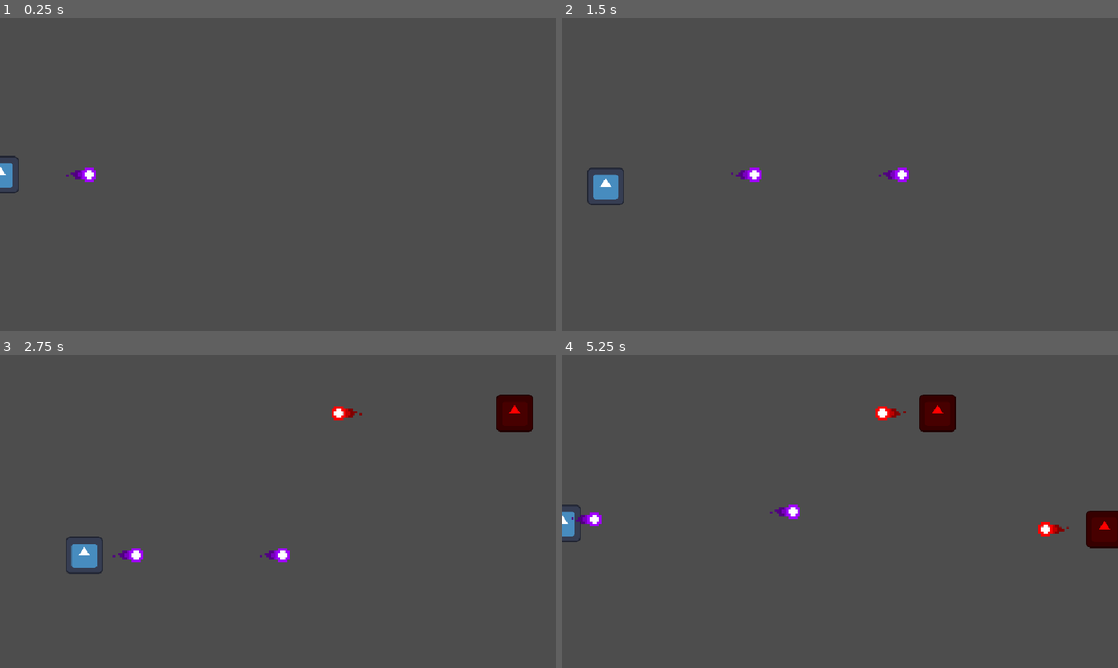
Above: before the commit, frames 1-4 (two rows, left to right).
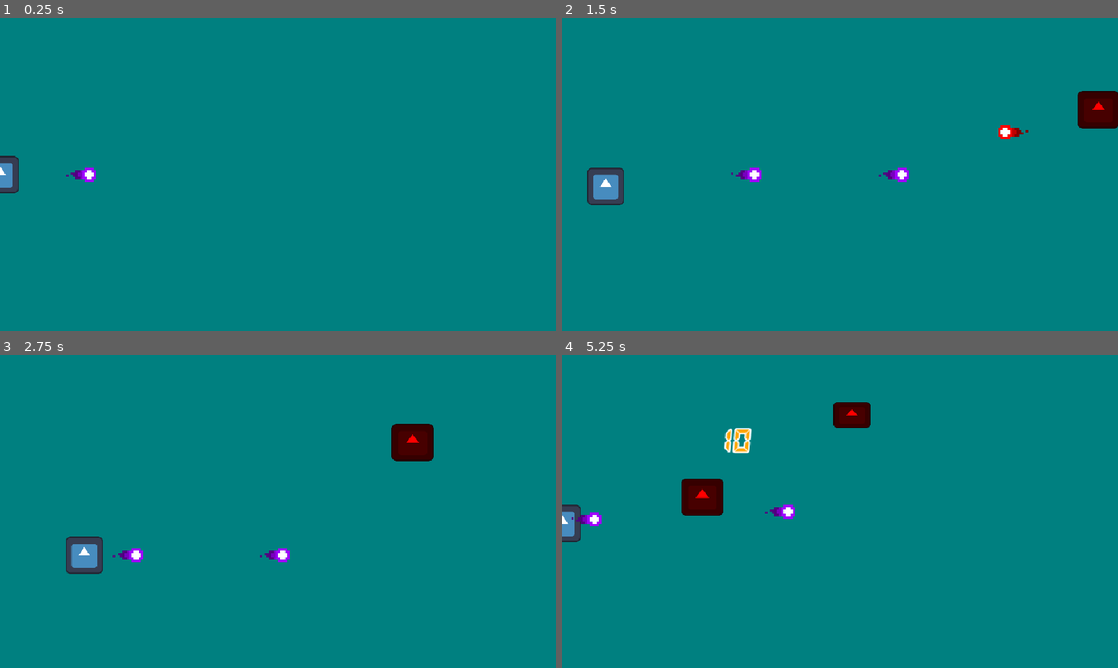
Above: after the commit, the same moments.

Repository: aomushi0710/shooting_game
Game: Godot game, scene res://stage.tscn
The game is run twice, just before and just after one commit, with the same random seed, the same clock (stepped at 60 frames per second) and the same inputs. The project has no main scene, so this scene is started directly. The engine's default icon, where the game draws it, is replaced by a stand-in: a white triangle on a blue panel in a dark square.
Inputs:
- Up to frame 1 (0.25 s): no input
- Up to frame 2 (1.5 s): hold Right (move_right) 0.53-1.28 s; hold Down (move_down) from 1.28 s (still down)
- Up to frame 3 (2.75 s): release Down (move_down) at 2.03 s; hold Right (move_right) from 2.03 s (still down)
- Up to frame 4 (5.25 s): release Right (move_right) at 2.78 s; hold Up (move_up) 2.78-3.53 s; hold Left (move_left) 3.53-5.03 s; hold Down (move_down) from 5.03 s (still down)

The runs differ from the first frame. In frame 1, 99% of the frame differs, in the area x 0-100%, y 0-100%; in frame 2, 99%; in frame 3, 99%; in frame 4, 99%.

Commit message:
テクスチャサイズからマージンを計算して完全に画面外で出現・消滅を行う機能を実装。
Curve2Dを上下及び左右反転できる機能も実装

Diff:
--- a/character_base.gd
+++ b/character_base.gd
@@ -10,6 +10,9 @@
 	PLAYER, ## プレイヤー
 	ENEMY, ## 敵
 }
+
+@export var sprite2d: Sprite2D ## キャラクターの見た目
+@export var bullet: CharacterBody2D  ## 発射される弾のノード
 
 @export_category("Layer & Mask")
 ## キャラクターの分類。値によって、レイヤーとマスクがテンプレート通りに設定されます。
@@ -36,11 +39,7 @@
 ## キャラクターが発射した弾のマスク
 @export_flags_2d_physics var bullet_mask: int
 
-@export_category("Bullet")
-@export var bullet: CharacterBody2D  ## 発射される弾のノード
-
 var can_shoot: bool = true ## 弾が発射可能かどうかのフラグ
-
 var hp: int = 10 ## キャラクターのHPの現在値。0になると機能を停止する。
 
 func _ready() -> void:
@@ -75,7 +74,9 @@
 	shot.process_mode = Node.PROCESS_MODE_INHERIT
 	shot.show()
 
-	var tween := shot.create_tween() ## 弾の生存時間を過ぎると削除する[Tween]
+	# 弾の追加場所はStage -> Bulletsの中
+	## 弾の生存時間を過ぎると削除する[Tween]
+	var tween := shot.create_tween()
 	tween.tween_interval(shot.life_time)
 	tween.tween_callback(shot.queue_free)
 	shot.global_position = global_position
@@ -100,3 +101,12 @@
 
 	if hp <= 0:
 		queue_free()
+
+## キャラクターの[member CharacterBase.sprite2d]のテクスチャサイズから、
+##マージンを計算し取得する関数
+func get_margin() -> Vector2:
+	if sprite2d and sprite2d.texture:
+		return sprite2d.texture.get_size() * sprite2d.scale / 2.0
+	else:
+		printerr("このキャラクターにはSprite2Dがありません！")
+		return Vector2.ZERO
--- /dev/null
+++ b/curve2d/curve.tres
@@ -0,0 +1,7 @@
+[gd_resource type="Curve2D" format=3 uid="uid://de1bvody58la7"]
+
+[resource]
+_data = {
+"points": PackedVector2Array(0, 0, -960, 0, 0, 0, 0, 0, 0, 0, -861, 100, -960, 0, 0, 0, 0, 200, 0, 0, 0, 0, 0, 0)
+}
+point_count = 4
--- /dev/null
+++ b/curve2d/sine_curve.tres
@@ -0,0 +1,7 @@
+[gd_resource type="Curve2D" format=3 uid="uid://c2sglimhdfmr3"]
+
+[resource]
+_data = {
+"points": PackedVector2Array(102.424, -1.77156, -100, -200, 0, 0, 100, 200, -100, -200, -240, 0, 100, 200, -100, -200, -480, 0, 100, 200, -100, -200, -720, 0, 100, 200, 0, 0, -960, 0)
+}
+point_count = 5
--- a/curve2d_editor.tscn
+++ b/curve2d_editor.tscn
@@ -1,6 +1,6 @@
 [gd_scene load_steps=2 format=3 uid="uid://cltotcsgpnas4"]
 
-[ext_resource type="Curve2D" uid="uid://7b088e7agwfs" path="res://curve2d/straight.tres" id="1_ydwsn"]
+[ext_resource type="Curve2D" uid="uid://c2sglimhdfmr3" path="res://curve2d/sine_curve.tres" id="1_ydwsn"]
 
 [node name="Node2D" type="Node2D"]
 
--- a/enemy.gd
+++ b/enemy.gd
@@ -4,3 +4,9 @@
 
 func _ready() -> void:
 	super()
+	global_rotation = 0.0
+	# テクスチャの上下及び左右反転の防止
+	if global_scale.x < 0.0:
+		scale.x *= -1.0
+	if global_scale.y < 0.0:
+		scale.y *= -1.0
--- a/enemy.tscn
+++ b/enemy.tscn
@@ -113,15 +113,16 @@
 point_per_val = 1
 metadata/_custom_type_script = "uid://dgopjxmdwd2pi"
 
-[node name="Enemy" type="CharacterBody2D" node_paths=PackedStringArray("bullet")]
+[node name="Enemy" type="CharacterBody2D" node_paths=PackedStringArray("sprite2d", "bullet")]
 scale = Vector2(0.5, 0.5)
 collision_layer = 2
 collision_mask = 13
 script = ExtResource("1_4gyqm")
+sprite2d = NodePath("Sprite2D")
+bullet = NodePath("machinegun")
 character_type = 2
 bullet_layer = 16
 bullet_mask = 5
-bullet = NodePath("machinegun")
 
 [node name="CollisionShape2D" type="CollisionShape2D" parent="."]
 shape = SubResource("RectangleShape2D_4gyqm")
--- a/player.tscn
+++ b/player.tscn
@@ -113,14 +113,15 @@
 point_per_val = 1
 metadata/_custom_type_script = "uid://dgopjxmdwd2pi"
 
-[node name="Player" type="CharacterBody2D" node_paths=PackedStringArray("bullet")]
+[node name="Player" type="CharacterBody2D" node_paths=PackedStringArray("sprite2d", "bullet")]
 scale = Vector2(0.5, 0.5)
 collision_mask = 23
 script = ExtResource("1_onrkg")
+sprite2d = NodePath("Sprite2D")
+bullet = NodePath("machinegun")
 character_type = 1
 bullet_layer = 8
 bullet_mask = 6
-bullet = NodePath("machinegun")
 
 [node name="CollisionShape2D" type="CollisionShape2D" parent="."]
 shape = SubResource("RectangleShape2D_hqtel")
--- a/project.godot
+++ b/project.godot
@@ -63,3 +63,4 @@
 
 renderer/rendering_method="gl_compatibility"
 renderer/rendering_method.mobile="gl_compatibility"
+environment/defaults/default_clear_color=Color(0, 0.501961, 0.501961, 1)
--- a/spawn_data.gd
+++ b/spawn_data.gd
@@ -1,9 +1,77 @@
+@tool
 extends Resource
 class_name SpawnData
 
+enum Direction {
+	NONE, ## デフォルト値。無補正。
+	RIGHT, ## x座標を画面右端に合わせます。
+	LEFT, ## x座標を画面左端に合わせます。
+	UP,
+	DOWN,
+}
+
+var screen_w: float = ProjectSettings.get_setting("display/window/size/viewport_width")
+var screen_h: float = ProjectSettings.get_setting("display/window/size/viewport_height")
+
 @export var time: float ## 出現までの秒数
 @export var enemy: PackedScene ## 敵シーン
-@export var position: Vector2 ## 登場位置
+@export var path: Curve2D ## 敵が進むルート
+## [member SpawnData.path]に適用されるスケーリング
+@export var path_scale: Vector2 = Vector2(1.0, 1.0)
+@export var duration: float ## ルートの完走にかかる時間
 
-@export var path: Curve2D ## 敵が進むルート
-@export var duration: float ## ルートの完走にかかる時間
+@export_category("登場座標")
+@export var spawn_position: Vector2 ## 登場位置
+## 出現する方向。[br]
+## [member SpawnData.spawn_position][b]を入力してから操作すること。[b]
+@export var spawn_direction := Direction.NONE:
+	set(value):
+		spawn_direction = value
+		spawn_position = _calculate_offscreen_position(value, spawn_position)
+
+@export_category("消滅座標")
+@export var despawn_position: Vector2 ## 消滅位置
+## 消滅する方向。[br]
+## [member SpawnData.despawn_position][b]を入力してから操作すること。[b]
+@export var despawn_direction := Direction.NONE:
+	set(value):
+		despawn_direction = value
+		despawn_position = _calculate_offscreen_position(value, despawn_position)
+
+## [member SpawnData.enemy]シーンの[code]get_margin()[/code]を呼び出し、
+##キャラクターのテクスチャサイズを取得する関数。
+func _get_margin() -> Vector2:
+	if not enemy:
+		printerr("敵シーンが設定されていません！")
+		return Vector2.ZERO
+
+	var instance = enemy.instantiate()
+	var margin = Vector2.ZERO
+
+	if instance is CharacterBase:
+		margin = instance.get_margin()
+
+	instance.free()
+	return margin
+
+## [member SpawnData.spawn_direction]及び[member SpawnData.despawn_direction]
+##に応じたマージンを、それぞれ[member SpawnData.spawn_direction]・
+##[member SpawnData.despawn_direction]に適用した後の値を返す関数。
+func _calculate_offscreen_position(direction: Direction, position: Vector2) -> Vector2:
+	var result_position := position ## 返り値
+	var margins := _get_margin() ##
+
+	match direction:
+		Direction.RIGHT:
+			result_position.x = screen_w + margins.x
+
+		Direction.LEFT:
+			result_position.x = -margins.x
+
+		Direction.UP:
+			result_position.y = -margins.y
+
+		Direction.DOWN:
+			result_position.y = screen_h + margins.y
+
+	return result_position
--- a/stage.gd
+++ b/stage.gd
@@ -1,4 +1,6 @@
 extends Node2D
+
+const BASE_CURVE_LENGTH = 960.0
 
 @export var stage_data: StageData ## ステージの各種情報
 @export var enemies_node: Node2D ## 敵ノードを追加する親ノード
@@ -27,19 +29,28 @@
 		return
 
 	var enemy = data.enemy.instantiate() ## シーンから生成された敵ノード
+	var margin = enemy.get_margin()
 
 	# パスデータが存在しない場合は、指定された座標に出現だけさせて終了する。
 	if not data.path:
-		enemy.global_position = data.position
+		enemy.global_position = data.spawn_position
 		enemies_node.add_child(enemy)
 		return
 
-	## 敵ノードの通り道
 	var path_node = Path2D.new()
 	path_node.curve = data.path
-	path_node.global_position = data.position
+	path_node.global_position = data.spawn_position
 
-	## [param path_node]を通る土台
+	# 2. 回転（ゴールの方を向く）
+	var vector_to_target = data.despawn_position - data.spawn_position
+	path_node.rotation = vector_to_target.angle() - PI
+
+	# 3. 伸縮（距離に合わせてスケール）
+	var base_scale := Vector2(
+		vector_to_target.length() / BASE_CURVE_LENGTH, 1.0)
+	path_node.scale = base_scale * data.path_scale
+
+	# 4. 親子関係の構築 (Stage -> Path -> Follow -> Enemy)
 	var follow_node = PathFollow2D.new()
 	follow_node.loop = false
 	follow_node.rotates = false
@@ -52,7 +63,6 @@
 	# 敵ノードは[param follow_node]の子として追従するため、本体の位置は(0, 0)。
 	enemy.position = Vector2.ZERO
 
-	## 敵ノードが動くアニメーション
-	var tween = follow_node.create_tween()
+	var tween = create_tween()
 	tween.tween_property(follow_node, "progress_ratio", 1.0, data.duration)
-	tween.tween_callback(path_node.queue_free)
+	tween.tween_callback(path_node.queue_free) # 終わったらパスごと削除
--- a/stage.tscn
+++ b/stage.tscn
@@ -1,34 +1,69 @@
-[gd_scene load_steps=10 format=3 uid="uid://drsktcmugrlg"]
+[gd_scene load_steps=13 format=3 uid="uid://drsktcmugrlg"]
 
 [ext_resource type="PackedScene" uid="uid://cytrdovuf5srs" path="res://player.tscn" id="1_6eo5e"]
 [ext_resource type="Script" uid="uid://cebktu8waj73s" path="res://stage.gd" id="1_rnkuw"]
 [ext_resource type="Script" uid="uid://y0ttg24ghwm0" path="res://stage/stage_data.gd" id="2_16g40"]
 [ext_resource type="PackedScene" uid="uid://byhlge6g4u1yx" path="res://enemy.tscn" id="2_aees8"]
 [ext_resource type="Script" uid="uid://bps4f8b5sbfhm" path="res://spawn_data.gd" id="3_vpggq"]
+[ext_resource type="Curve2D" uid="uid://c2sglimhdfmr3" path="res://curve2d/sine_curve.tres" id="5_1edn8"]
 [ext_resource type="Curve2D" uid="uid://7b088e7agwfs" path="res://curve2d/straight.tres" id="5_vpggq"]
+
+[sub_resource type="Resource" id="Resource_vpggq"]
+script = ExtResource("3_vpggq")
+time = 1.0
+enemy = ExtResource("2_aees8")
+path = ExtResource("5_1edn8")
+path_scale = Vector2(1, 1)
+duration = 6.0
+spawn_position = Vector2(1024, 200)
+spawn_direction = 1
+despawn_position = Vector2(-64, 200)
+despawn_direction = 2
+metadata/_custom_type_script = "uid://bps4f8b5sbfhm"
 
 [sub_resource type="Resource" id="Resource_1edn8"]
 script = ExtResource("3_vpggq")
-time = 2.0
+time = 5.0
 enemy = ExtResource("2_aees8")
-position = Vector2(960, 100)
 path = ExtResource("5_vpggq")
-duration = 10.0
+path_scale = Vector2(1, 1)
+duration = 1.0
+spawn_position = Vector2(500, -64)
+spawn_direction = 3
+despawn_position = Vector2(500, 604)
+despawn_direction = 4
 metadata/_custom_type_script = "uid://bps4f8b5sbfhm"
 
-[sub_resource type="Resource" id="Resource_16g40"]
+[sub_resource type="Resource" id="Resource_jx6rg"]
 script = ExtResource("3_vpggq")
-time = 5.0
+time = 7.0
 enemy = ExtResource("2_aees8")
-position = Vector2(960, 300)
-path = ExtResource("5_vpggq")
-duration = 10.0
+path = ExtResource("5_1edn8")
+path_scale = Vector2(1, 1)
+duration = 6.0
+spawn_position = Vector2(1024, 200)
+spawn_direction = 1
+despawn_position = Vector2(-64, 200)
+despawn_direction = 2
+metadata/_custom_type_script = "uid://bps4f8b5sbfhm"
+
+[sub_resource type="Resource" id="Resource_g8oy1"]
+script = ExtResource("3_vpggq")
+time = 7.0
+enemy = ExtResource("2_aees8")
+path = ExtResource("5_1edn8")
+path_scale = Vector2(1, -1)
+duration = 6.0
+spawn_position = Vector2(1024, 200)
+spawn_direction = 1
+despawn_position = Vector2(-64, 200)
+despawn_direction = 2
 metadata/_custom_type_script = "uid://bps4f8b5sbfhm"
 
 [sub_resource type="Resource" id="Resource_vsjsl"]
 script = ExtResource("2_16g40")
 name = ""
-spawn_data = Array[ExtResource("3_vpggq")]([SubResource("Resource_1edn8"), SubResource("Resource_16g40")])
+spawn_data = Array[ExtResource("3_vpggq")]([SubResource("Resource_vpggq"), SubResource("Resource_1edn8"), SubResource("Resource_jx6rg"), SubResource("Resource_g8oy1")])
 metadata/_custom_type_script = "uid://y0ttg24ghwm0"
 
 [node name="Stage" type="Node2D" node_paths=PackedStringArray("enemies_node", "bullets_node")]
--- a/stage/stage_data.gd
+++ b/stage/stage_data.gd
@@ -1,3 +1,4 @@
+@tool
 extends Resource
 class_name StageData
 ## ステージのデータを持つクラス
Not shown, changed: memo.md
